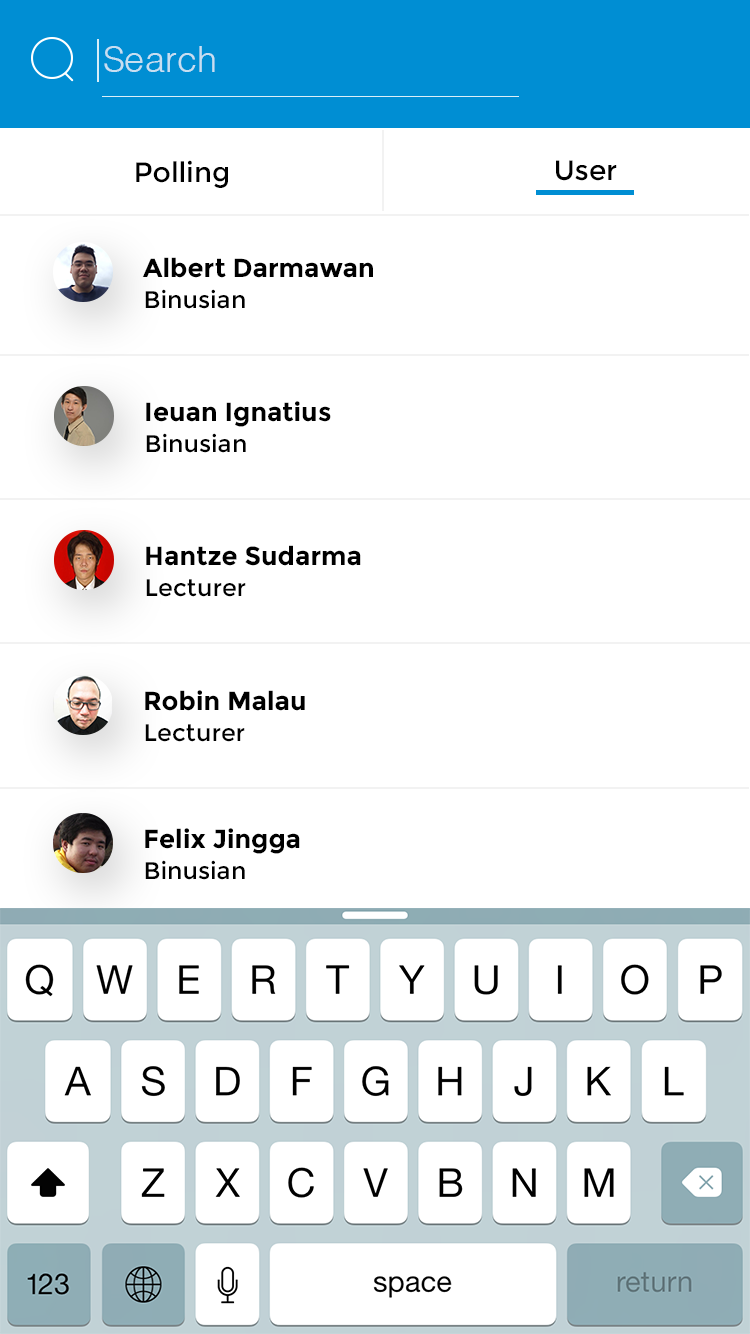
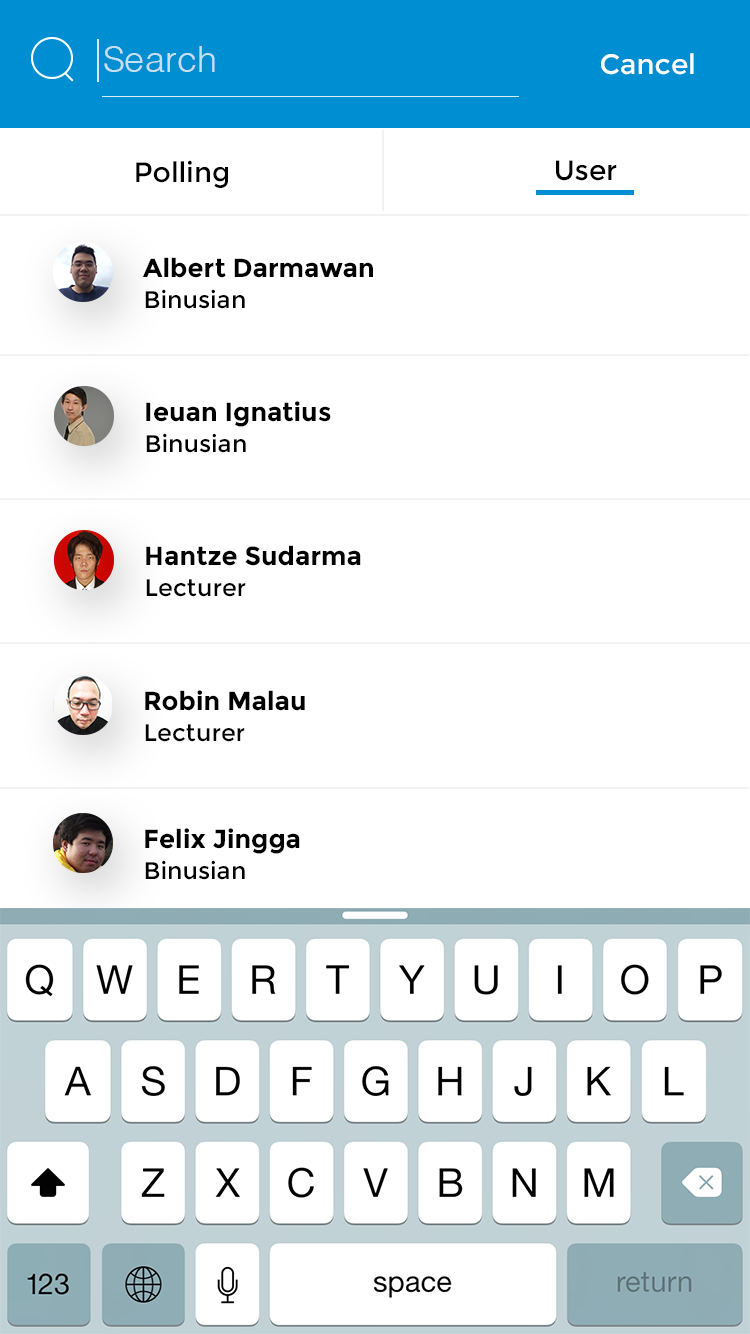
Before/after of a 750 × 1334 layered artwork. What changed in the layer stack:
added layer "Cancel" in group "NavBar" over [601, 53, 694, 75]
